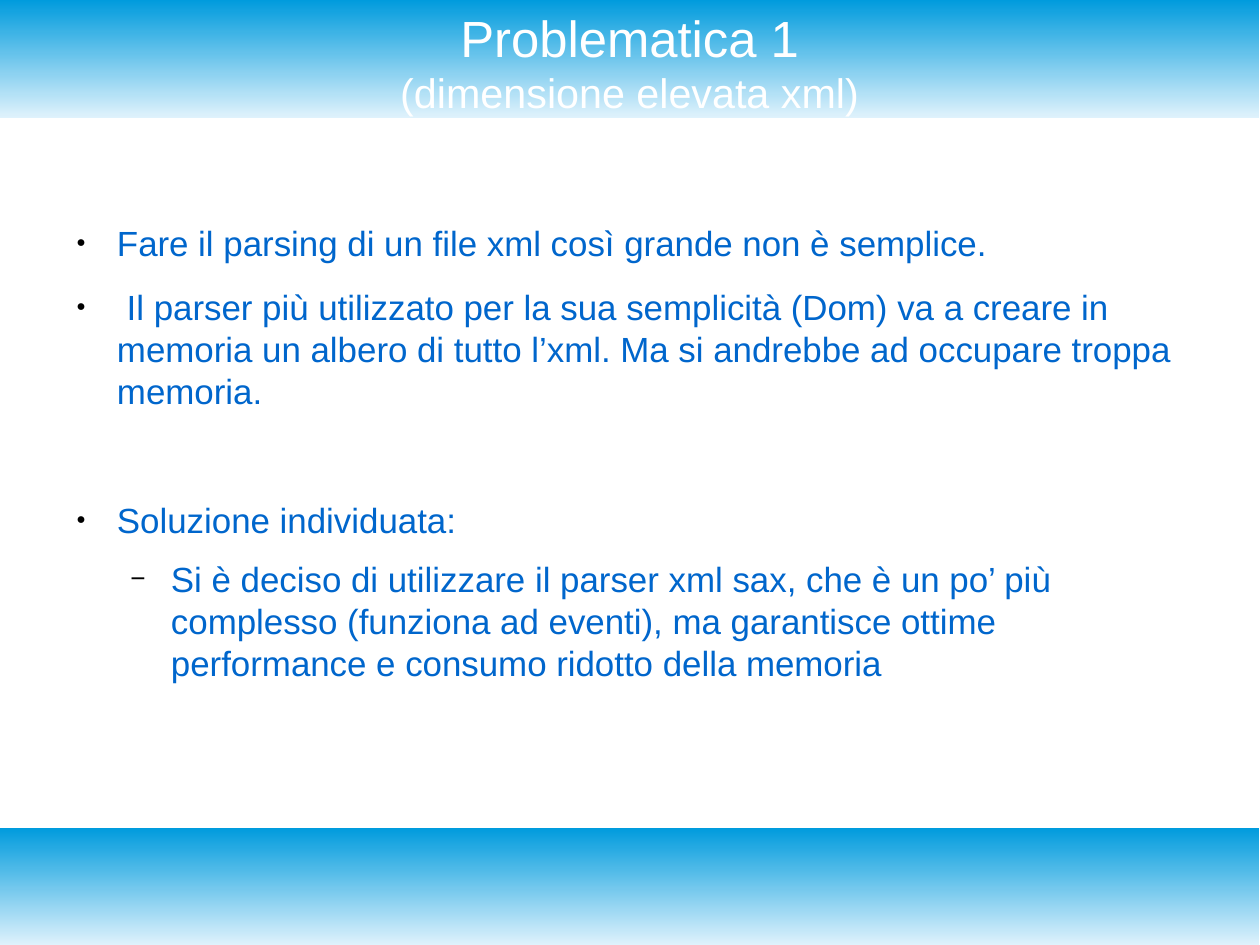
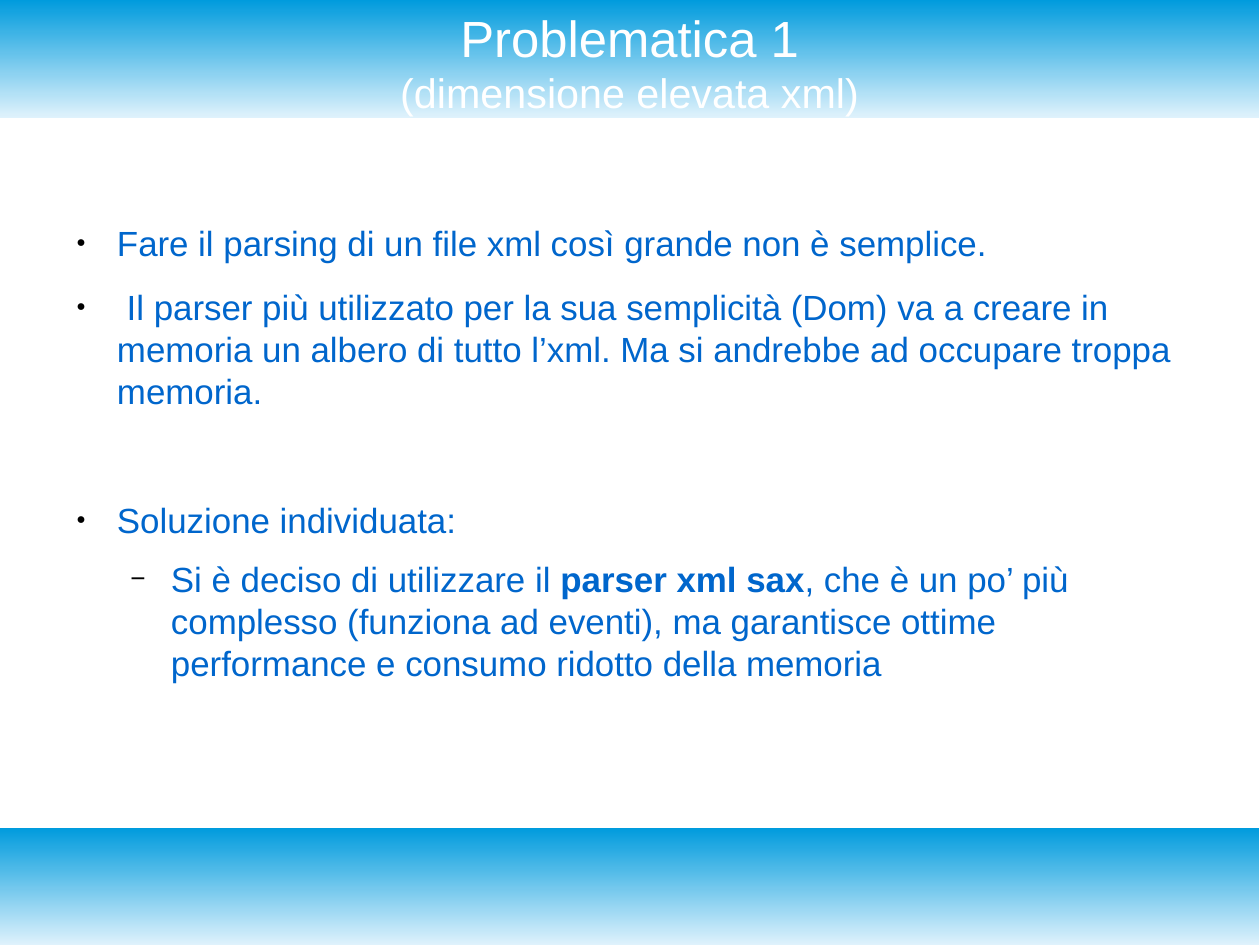
Before and after one commit to enrico404/SearchEngineForDblp, a slide deck: slide 9 of DocDblpSearchEngine.odp. Drawn at 1260x945 pixels with LibreOffice and Linux fonts; fonts in the diff are those of the drawing. Boxes give left, top, right and bottom in pixels: in the first picture for what was removed or moved away, otherwise in the second. Text is boxed around its words. In the diff, an @@ line names an element or a change of style, - is before the commit and + after.

```diff
--- a/DocDblpSearchEngine.odp
+++ b/DocDblpSearchEngine.odp
@@ text at <box>171,566,1069,683</box>: bold on in "parser xml sax," @@
```
Also in this commit, not shown: 12 other slides changed, 1 slide added, 1 other file.
